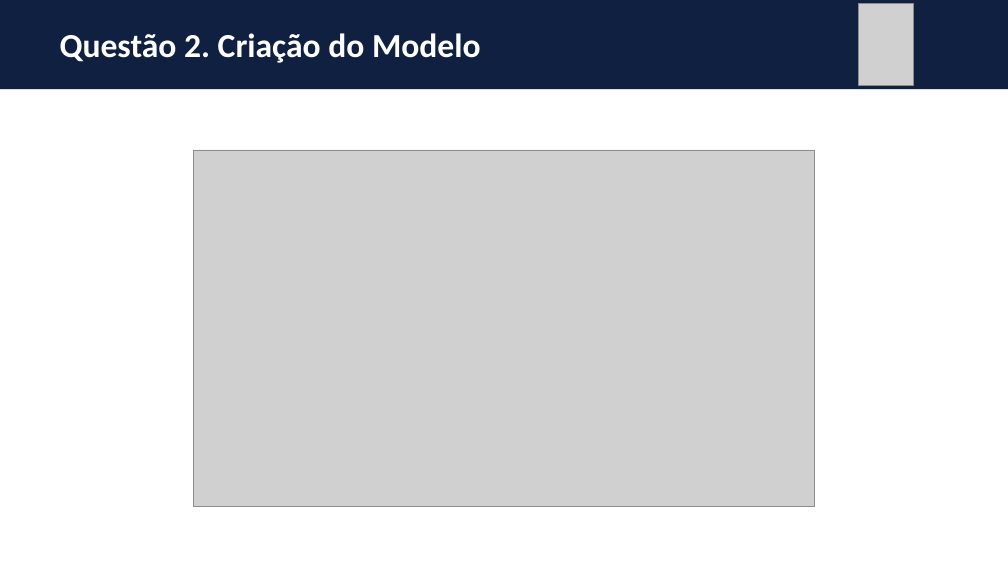
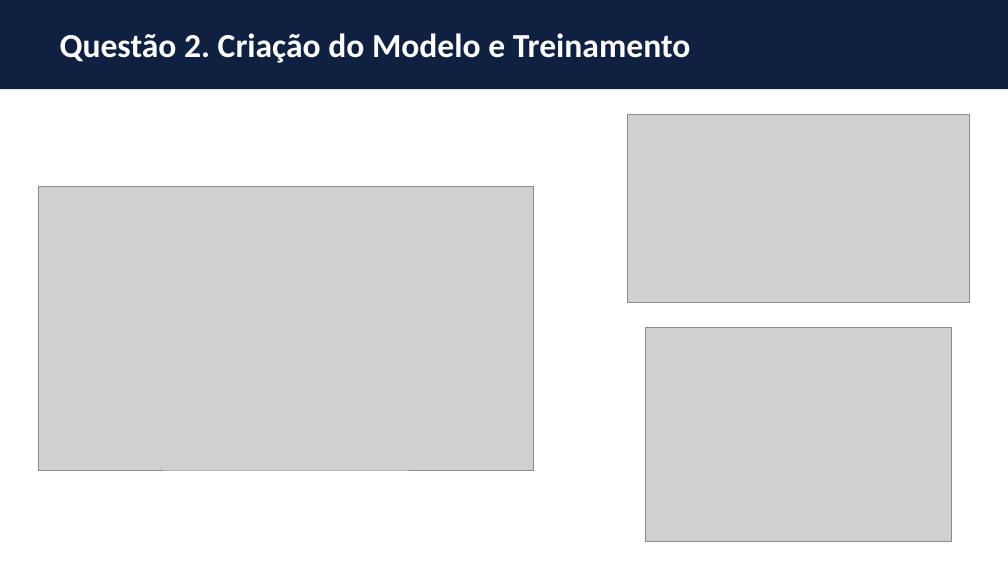
Before and after one commit to thiagoneye/master-deep_learning, a slide deck: slide 12 of DeepLearning/docs/ExerciseList/[DL] Lista de Exercícios - 2025.2 (PPGI).pptx (slide 17 before the commit). Drawn at 1008x567 pixels with LibreOffice and Linux fonts; fonts in the diff are those of the drawing; grey boxes stand for pictures. Boxes give left, top, right and bottom in pixels: in the first picture for what was removed or moved away, otherwise in the second. Text is boxed around its words. In the diff, an @@ line names an element or a change of style, - is before the commit and + after.

```diff
--- a/DeepLearning/docs/ExerciseList/[DL] Lista de Exercícios - 2025.2 (PPGI).pptx
+++ b/DeepLearning/docs/ExerciseList/[DL] Lista de Exercícios - 2025.2 (PPGI).pptx
@@ picture removed at [859,4,913,85] @@
@@ title at [60,33,691,63]: text changed @@
-Questão 2. Criação do Modelo
+Questão 2. Criação do Modelo e Treinamento
@@ picture added at [628,115,970,302] @@
@@ picture: place and size @@
-picture at [194,150,815,506]
+picture at [39,186,534,470]
@@ picture added at [646,327,952,542] @@
```
Also in this commit, not shown: 16 other slides changed, 11 slides added, 3 slides removed, 2 other files.
